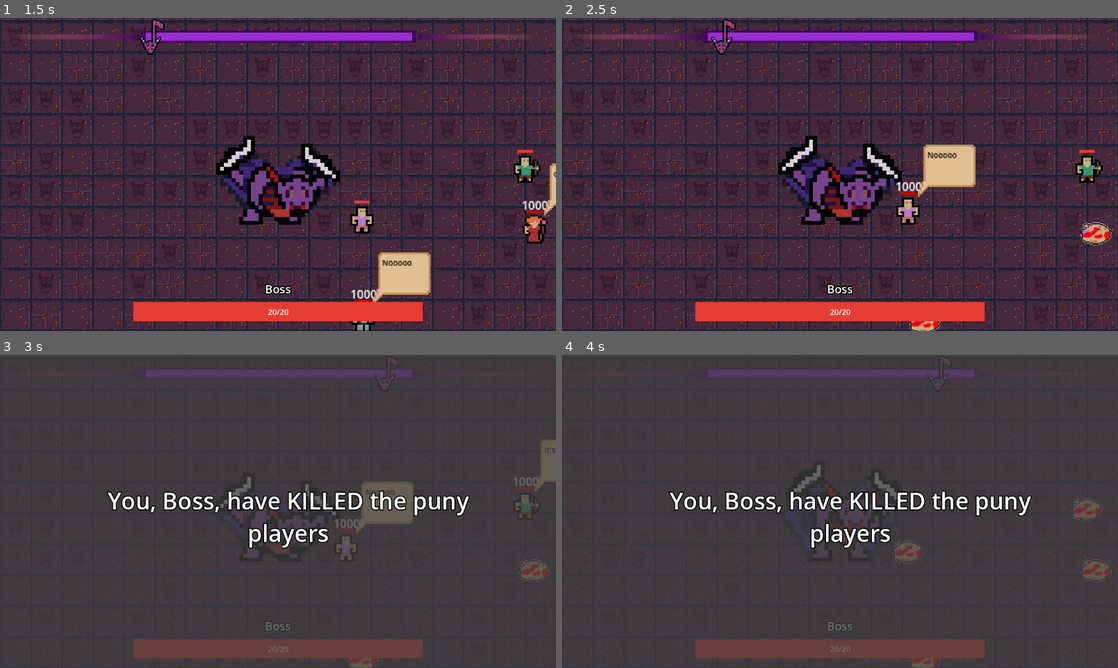
Above: before the commit, frames 1-4 (two rows, left to right).
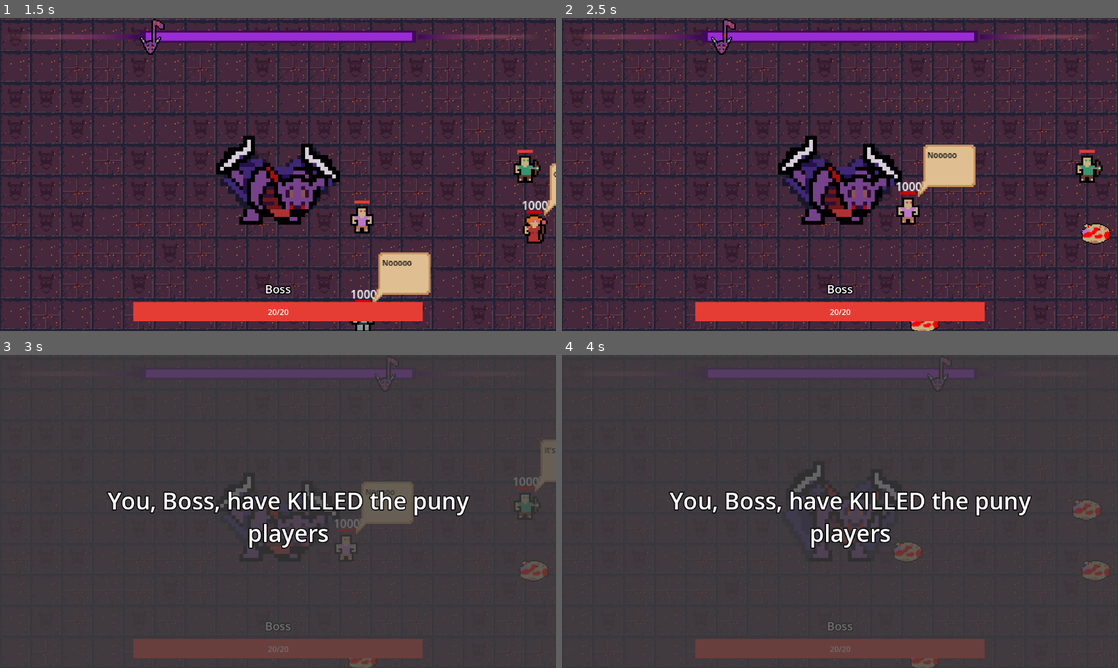
Above: after the commit, the same moments.

Repository: DevFTB/GMTK2023
Game: Godot game, scene res://main.tscn
Two runs of this game, one before a commit and one after it. Both use one fixed random seed, a clock stepped at 60 frames per second and the inputs below.
Inputs (mouse positions are in pixels of both pictures, inside the frame that each line leads up to):
- Up to frame 1 (1.5 s): tap Enter at 0.5 s; move the mouse to (400, 158) at 0.52 s; hold D (move_right) 0.53-1.25 s; hold Q (activate_combo_1) 0.53-1.25 s; click (400, 158) at 0.67 s; drag from (166, 190) to (250, 237) at 1.27 s
- Up to frame 2 (2.5 s): move the mouse to (895, 105) at 2.02 s; press the mouse at (895, 105) at 2.03 s; hold D (move_right) from 2.03 s (still down)
- Up to frame 3 (3 s): release D (move_right) at 2.75 s; release the mouse at (333, 442) at 2.75 s; drag from (250, 574) to (111, 464) at 2.77 s
- Up to frame 4 (4 s): move the mouse to (1006, 558) at 3.52 s; hold A (move_left) from 3.53 s (still down); hold E (activate_combo_2) from 3.53 s (still down)

Frame 1 is identical in both runs. In frame 2, less than 0.1% of the frame differs, in the area x 62-99%, y 65-100%; in frame 3, less than 0.1%; in frame 4, less than 0.1%.

Commit message:
New dead person sprite and bigger melee attack

Diff:
--- a/entities/players/actions/melee_attack/melee_attack.tscn
+++ b/entities/players/actions/melee_attack/melee_attack.tscn
@@ -61,6 +61,8 @@
 
 [node name="ActionAnimation" type="AnimatedSprite2D" parent="."]
 z_index = 1
+position = Vector2(-15, 0)
+scale = Vector2(1.5, 1.5)
 sprite_frames = SubResource("SpriteFrames_7kxwy")
 
 [connection signal="animation_finished" from="ActionAnimation" to="." method="_on_action_animation_animation_finished"]
Binary file changed: entities/players/dead_sprite.png
